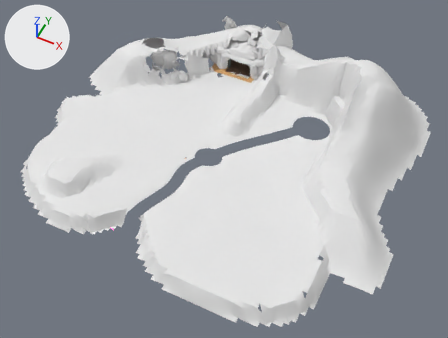
What one commit did to the FBX model assets/world/world-finish/world-finish-den.fbx.
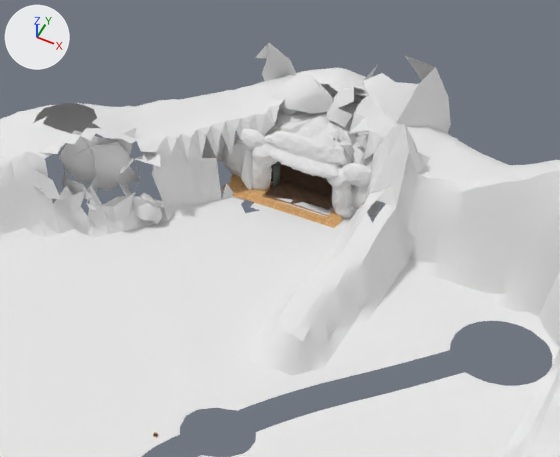
There are two pictures of each version: one whole from a 50 mm lens placed at (150.0, -243.0, 307.0), pointed at (15.0, 27.0, -30.0), one close up on the part from 29% to 74% of the width and 0% to 49% of the height. Arrows for +X, +Y and +Z are at upper left; the lights stay in place. The first two pictures are the older version. Vertices at exactly the same position are counted once.

The first close-up shows 'W7_CD_Ground__grass', 'W7_CD_Ground__ground', 'W7_CD_Region__cliff_rock', 'W7_F_DenApron__dirt_path', 'W7_F_DenLid__cliff_rock', 'W7_F_DenMouth__cliff_rock', 'W7_F_DenSkin__cliff_rock', 'W7_F_Den__floor', 'W7_F_OverLandmarks__cliff_rock_1916', 'W7_F_OverRocks__cliff_rock_1916', 'W7_F_OverRocks__cliff_rock_2016' and 2 more.
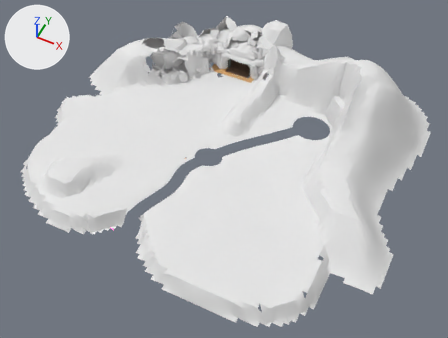
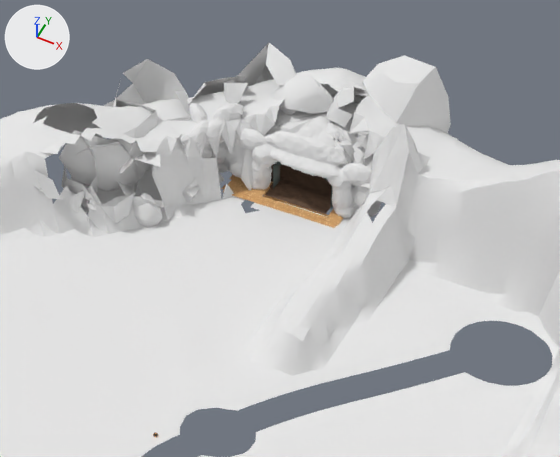
The change, as a list of edits to the scene's bpy script:
```text
Change me_w7_f_denmouth__cliff_rock:
    used by ob_w7_f_denmouth__cliff_rock; location = (0.0, 0.0, 0.0)
    remove me_w7_f_denmouth__cliff_rock.from_pydata(...)  # 1195 vertices, 2379 faces; spans x -42.7..16.3, y 93.1..101.7, z -0.6..20.6
    add me_w7_f_denmouth__cliff_rock.from_pydata(...)  # 2522 vertices, 4958 faces; spans x -46.0..16.3, y 80.0..103.1, z -0.6..23.2
    me_w7_f_denmouth__cliff_rock part 1: 116 vertices moved from x -41.0..16.2, y 93.7..101.5, z -0.2..20.3 to x -41.5..16.3, y 93.7..101.5, z 0.0..20.2; 607 vertices removed from x -42.7..16.2, y 93.1..101.7, z -0.6..20.6; 1934 vertices added at x -46.0..16.3, y 80.0..103.1, z -0.6..23.2
Change me_terrain_ground__grass_002:
    used by ob_w7_cd_ground__grass; location = (9.0, 21.0, 23.2)
    remove me_terrain_ground__grass_002.from_pydata(...)  # 3151 vertices, 5559 faces; spans x -114.0..114.0, y -105.0..105.0, z -23.0..23.0
    add me_terrain_ground__grass_002.from_pydata(...)  # 3146 vertices, 5549 faces; spans x -114.0..114.0, y -105.0..105.0, z -23.0..23.0
    me_terrain_ground__grass_002 part 2
    5 vertices are removed from x -21.0..-9.0, y 75.0, z -23.0
    10 faces are deleted
Add me_rocks_walls__grass_004:
    me_rocks_walls__grass_004.from_pydata(...)  # 37 vertices, 27 faces; spans x -17.5..17.5, y -17.3..17.7, z -14.9..14.9
    me_rocks_walls__grass_004.materials.append(mat_w1_grass)  # white #e7e7e7
Add me_rocks_walls__cliff_rock_002:
    me_rocks_walls__cliff_rock_002.from_pydata(...)  # 163 vertices, 205 faces; spans x -19.9..18.0, y -18.9..18.9, z -13.3..13.3
    me_rocks_walls__cliff_rock_002.materials.append(mat_w1_cliff_rock)  # white #e7e7e7
Add me_rocks_walls__grass_002:
    me_rocks_walls__grass_002.from_pydata([(-4.67, 7.53, 9.27), (1.08, 3.03, 7.16), (1.28, 10.89, 10.44), (6.74, 6.46, 5.45), (-6.74, 13.73, 11.94)], [], [(1, 2, 0), (1, 3, 2), (2, 4, 0)])
    me_rocks_walls__grass_002.materials.append(mat_w1_grass)  # white #e7e7e7
Add me_rocks_walls__cliff_rock_001_1:
    me_rocks_walls__cliff_rock_001_1.from_pydata(...)  # 67 vertices, 89 faces; spans x -17.6..17.6, y -16.8..16.9, z -14.2..14.2
    me_rocks_walls__cliff_rock_001_1.materials.append(mat_w1_cliff_rock)  # white #e7e7e7
Add ob_w7_f_overrocks__grass_2016:
    ob_w7_f_overrocks__grass_2016 = bpy.data.objects.new('W7_F_OverRocks__grass_2016', me_rocks_walls__grass_004)
    ob_w7_f_overrocks__grass_2016.location = (16.4, 111.8, 19.5)
Add ob_w7_f_overrocks__cliff_rock_1817:
    ob_w7_f_overrocks__cliff_rock_1817 = bpy.data.objects.new('W7_F_OverRocks__cliff_rock_1817', me_rocks_walls__cliff_rock_002)
    ob_w7_f_overrocks__cliff_rock_1817.location = (-48.8, 81.1, 9.3)
Add ob_w7_f_overrocks__grass_1916:
    ob_w7_f_overrocks__grass_1916 = bpy.data.objects.new('W7_F_OverRocks__grass_1916', me_rocks_walls__grass_002)
    ob_w7_f_overrocks__grass_1916.location = (-22.9, 107.9, 17.7)
Add ob_w7_f_overrocks__cliff_rock_1816:
    ob_w7_f_overrocks__cliff_rock_1816 = bpy.data.objects.new('W7_F_OverRocks__cliff_rock_1816', me_rocks_walls__cliff_rock_001_1)
    ob_w7_f_overrocks__cliff_rock_1816.location = (-47.1, 109.9, 10.2)
```

Boxes (x1, y1, x2, y2) around the edits, measured in the close-ups (560 x 457 px):
'W7_F_DenMouth__cliff_rock', reshaped
    before: (202, 128, 381, 218)
    after: (181, 103, 381, 218)
'W7_F_OverRocks__cliff_rock_1816', added
    after: (116, 58, 266, 173)
'W7_F_OverRocks__cliff_rock_1817', added
    after: (62, 80, 224, 227)
'W7_F_OverRocks__grass_2016', added (mostly hidden)
    after: (351, 55, 435, 207)
'W7_F_OverRocks__grass_1916', added
    after: (266, 43, 296, 86)
part 2 of me_terrain_ground__grass_002, deleted
    before: (272, 198, 331, 217)
